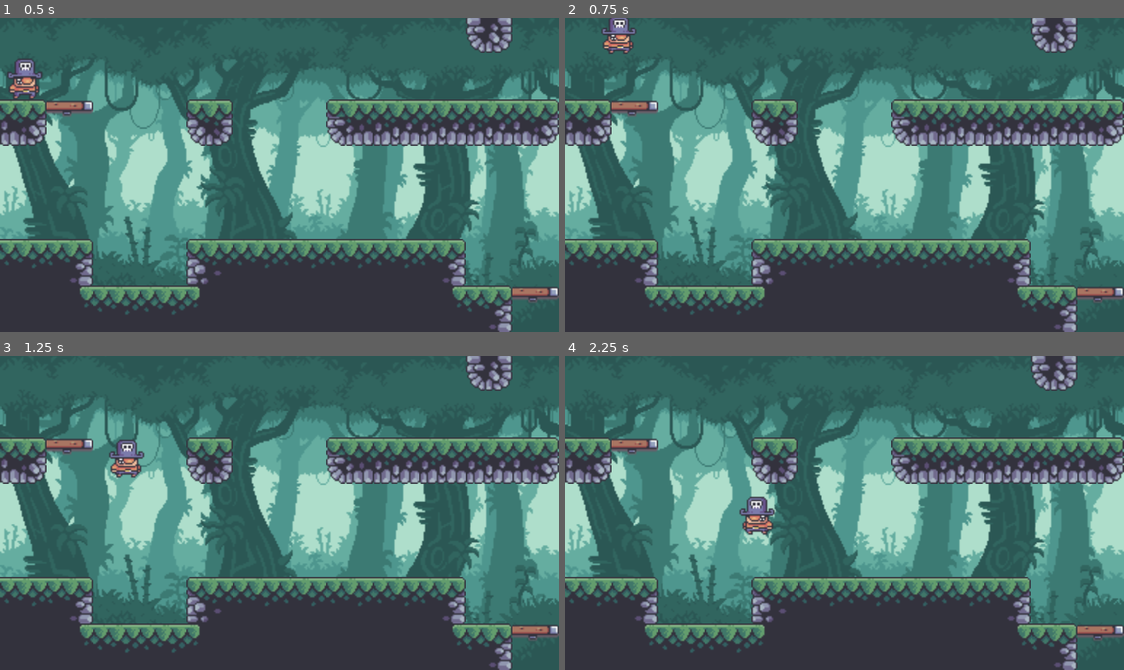
Above: before the commit, frames 1-4 (two rows, left to right).
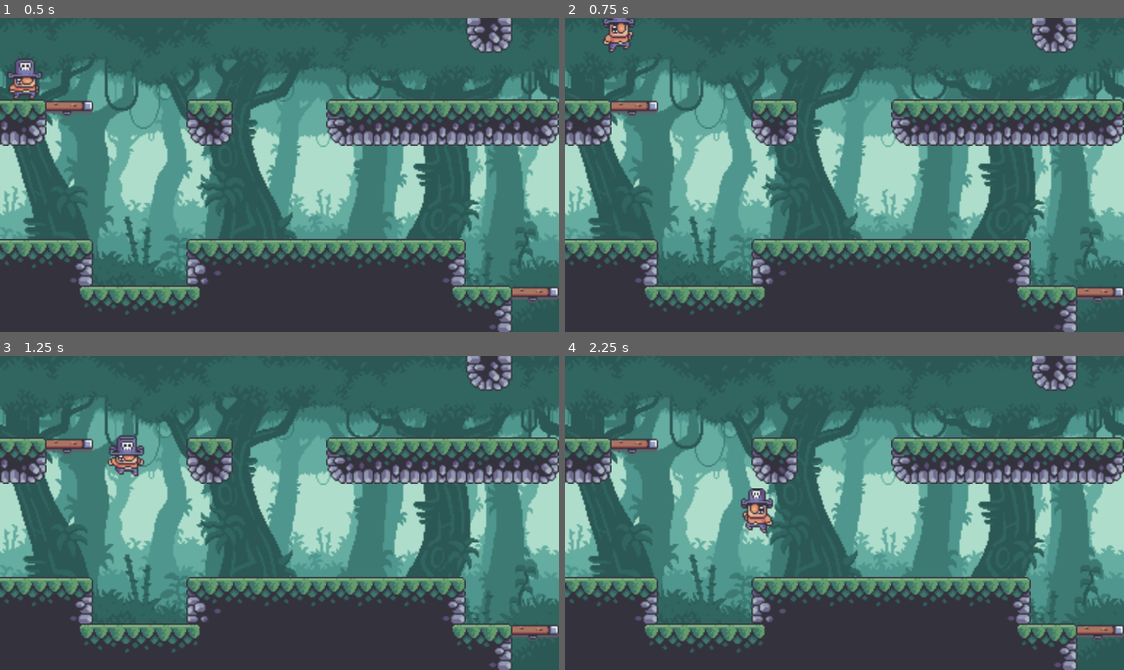
Above: after the commit, the same moments.

Repository: daniMatilla/Pirate
Game: Godot game, scene res://scenes/level.tscn
The game is run twice, just before and just after one commit, with the same random seed, the same clock (stepped at 60 frames per second) and the same inputs.
Inputs:
- Up to frame 1 (0.5 s): no input
- Up to frame 2 (0.75 s): tap Enter (ui_accept) at 0.5 s; hold Right (ui_right) from 0.53 s (still down); hold Enter (ui_accept) from 0.53 s (still down)
- Up to frame 3 (1.25 s): keep holding Right (ui_right); keep holding Enter (ui_accept)
- Up to frame 4 (2.25 s): release Enter (ui_accept) at 1.28 s; tap Enter (ui_accept) at 1.35, 1.52, 1.82 s; release Right (ui_right) at 2.03 s; hold Left (ui_left) from 2.03 s (still down); hold Enter (ui_accept) from 2.03 s (still down)

Frame 1 is identical in both runs. In frame 2, 0.5% of the frame differs, in the area x 6-13%, y 0-12%; in frame 3, 0.6%; in frame 4, 0.7%, in the area x 31-38%, y 42-57%.

Commit message:
fix player animations

Diff:
--- a/scenes/player/player.gd
+++ b/scenes/player/player.gd
@@ -4,32 +4,26 @@
 @onready var jump_sound = $JumpSound
 @onready var screen_size = get_viewport_rect().size
 
-var axis: Vector2
-var can_jump
-
 const SPEED = 100
 const GRAVITY = 70 * 9.8
 const JUMP = .32
 
-func motion_ctrl():
-	if axis == Vector2.ZERO:
-		velocity.x = 0
-	else:
-		velocity.x = axis.x * SPEED
-
-	position.x = clamp(position.x, 0, screen_size.x)
-	position.y = clamp(position.y, 0, screen_size.y)
+func motion_ctrl(axis: Vector2):
+	velocity.x = axis.x * SPEED if (axis != Vector2.ZERO) else 0.0
 	pass
 
-func animation_ctrl():
-	if axis.x == 1:
-		sprite.animation = "run"
-		sprite.flip_h = false
-	elif axis.x == - 1:
-		sprite.animation = "run"
-		sprite.flip_h = true
+func animation_ctrl(axis: Vector2):
+	if is_on_floor():
+		if axis.x == 0:
+			sprite.animation = "idle"
+		else:
+			sprite.animation = "run"
+			sprite.flip_h = axis.x != 1
 	else:
-		sprite.animation = "idle"
+		if velocity.y < 0:
+			sprite.animation = "jump"
+		else:
+			sprite.animation = "fall"
 	pass
 
 func _ready():
@@ -38,21 +32,19 @@
 	pass
 
 func _physics_process(delta):
-	can_jump = is_on_floor()
-	axis = GLOBAL.get_axis()
 	velocity.y += GRAVITY * delta
+	var axis = GLOBAL.get_axis()
 
-	motion_ctrl()
-	animation_ctrl()
+	motion_ctrl(axis)
+	animation_ctrl(axis)
 
 	move_and_slide()
 	pass
 
 func _input(event):
-	var action_jump = event.is_action_pressed("ui_accept")
+	var event_jump = event.is_action_pressed("ui_accept")
 
-	if action_jump && can_jump:
+	if event_jump and is_on_floor():
 		velocity.y -= GRAVITY * JUMP
-		sprite.animation = "jump"
 		jump_sound.play()
 	pass
--- a/scenes/player/player.tscn
+++ b/scenes/player/player.tscn
@@ -88,7 +88,7 @@
 
 [sub_resource type="CapsuleShape2D" id="CapsuleShape2D_ttevs"]
 radius = 8.0
-height = 24.0
+height = 20.0
 
 [node name="Player" type="CharacterBody2D" groups=["player"]]
 script = ExtResource("1_4j3pd")
@@ -100,6 +100,7 @@
 frame_progress = 0.705866
 
 [node name="Collision" type="CollisionShape2D" parent="."]
+position = Vector2(0, 2)
 shape = SubResource("CapsuleShape2D_ttevs")
 
 [node name="JumpSound" type="AudioStreamPlayer" parent="."]
